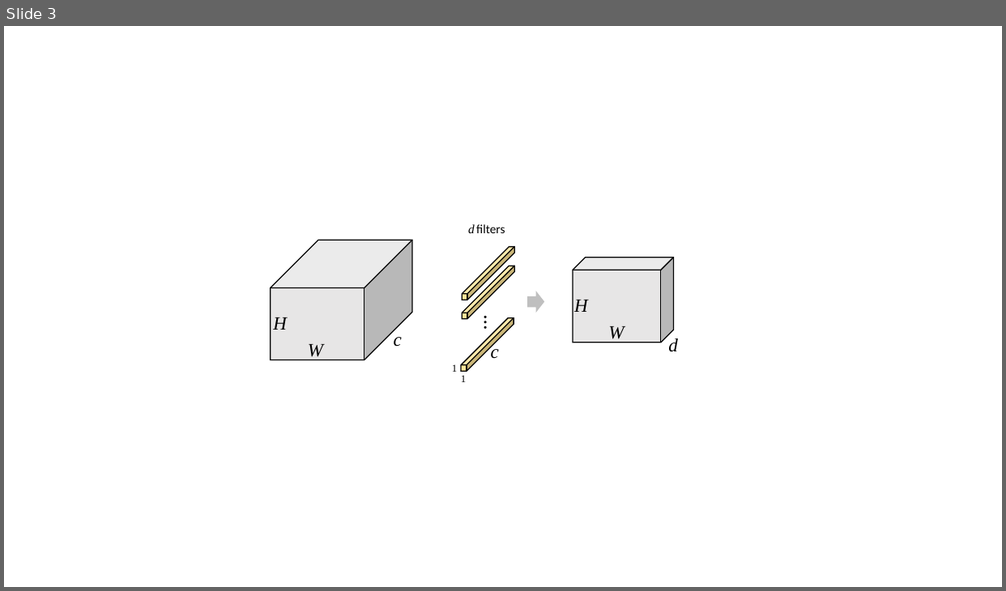
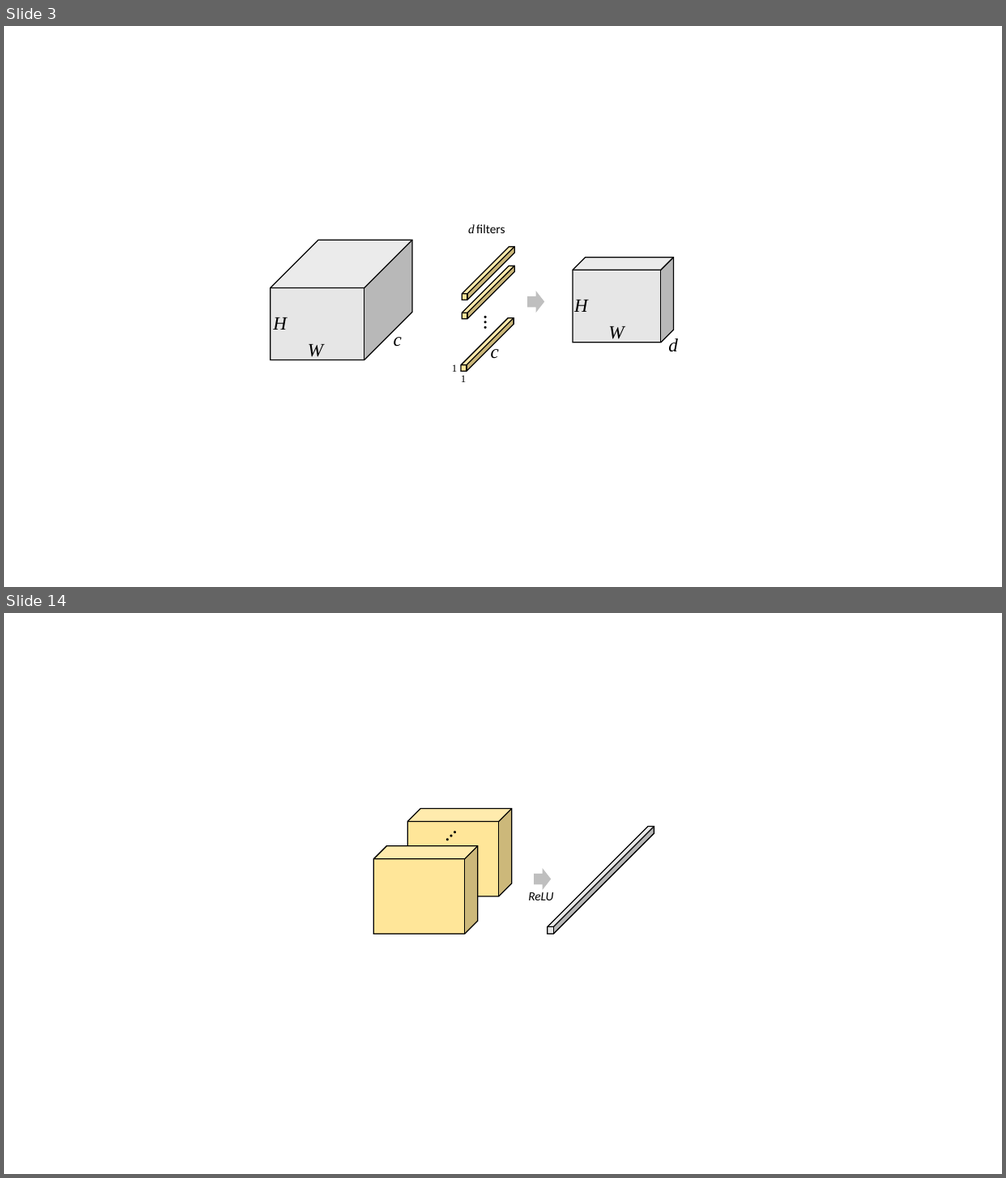
Before and after one commit to yanii/phd-thesis, a slide deck: Figs/Vector/groupfig.pptx. Shown one above the other, each under a label of ours: slide 3 before the commit, slides 3 and 14 after it; the slides between them are not shown. The pictures are 1006x591 and 1006x1178 pixels, drawn with LibreOffice and Linux fonts; fonts in the diff are those of the drawing; background and template pictures are left out. Boxes give left, top, right and bottom in pixels: in the first picture for what was removed or moved away, otherwise in the second. Text is boxed around its words. In the diff, an @@ line names an element or a change of style, - is before the commit and + after.

```diff
--- a/Figs/Vector/groupfig.pptx
+++ b/Figs/Vector/groupfig.pptx
@@ slide 14 added at [4,613,1002,1174], background #FFFFFF @@
@@ cube added at [407,808,512,896], fill #FFE699, outline #000000 1 pt @@
@@ text added at [425,820,478,872], 20 pt, text #000000 @@
+…
@@ cube added at [548,826,654,934], fill #E6E6E6, outline #000000 1 pt @@
@@ cube added at [374,845,478,934], fill #FFE699, outline #000000 1 pt @@
@@ right arrow added at [534,868,552,890], fill #BFBFBF @@
@@ text added at [528,892,553,901], 12 pt, text #000000, italic @@
+ReLU
```
Also in this commit, not shown: 2 other slides changed, 18 other slides added, 4 slides removed.
